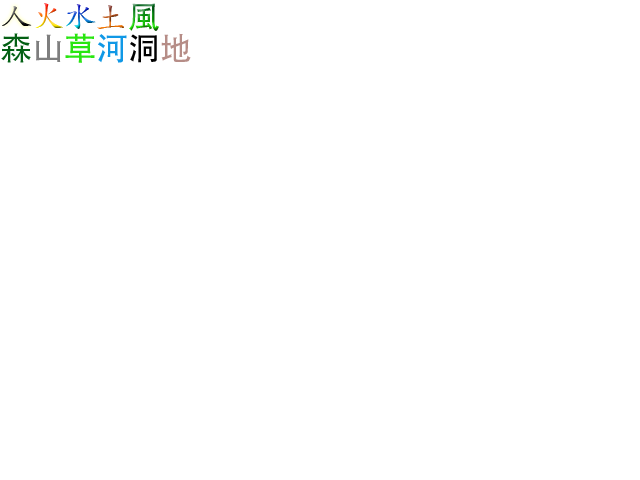
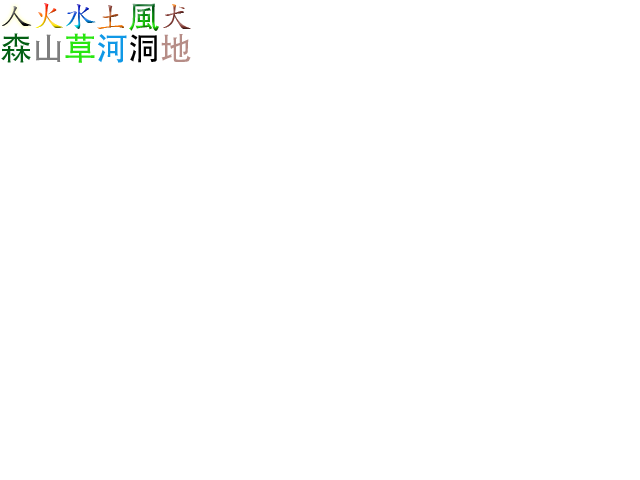
The second w=640, h=480 image is a revision of the first. Changes to its layers:
added layer "犬" above "土" over (163, 4, 191, 29)
